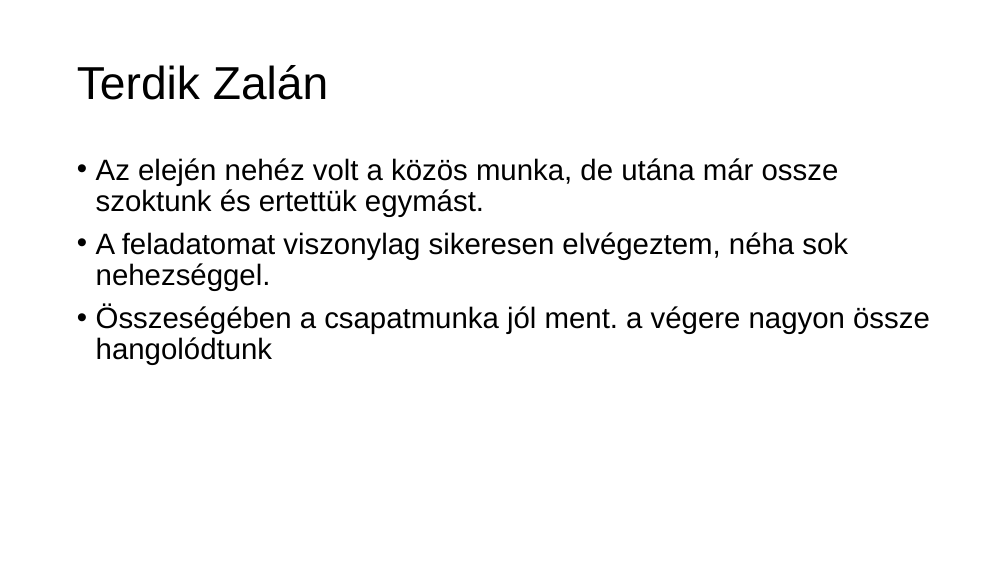
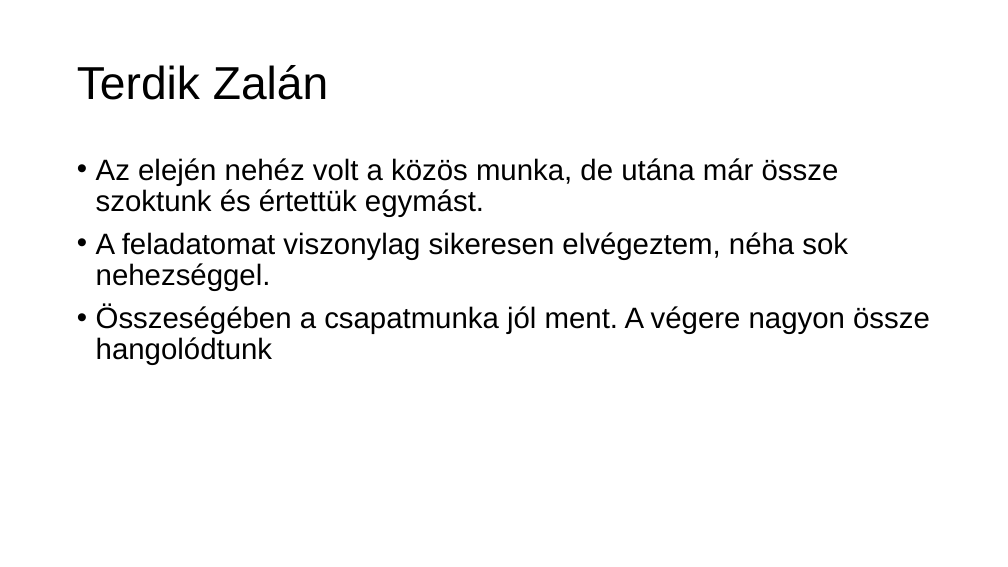
Before and after one commit to verbence/webes-projekt, a slide deck: slide 25 of PPT/tztpvb_barkacs.pptx (slide 12 before the commit). Drawn at 1008x567 pixels with LibreOffice and Linux fonts; fonts in the diff are those of the drawing. Boxes give left, top, right and bottom in pixels: in the first picture for what was removed or moved away, otherwise in the second. Text is boxed around its words. In the diff, an @@ line names an element or a change of style, - is before the commit and + after.

```diff
--- a/PPT/tztpvb_barkacs.pptx
+++ b/PPT/tztpvb_barkacs.pptx
@@ text at [96, 158, 839, 217]: text changed @@
-• Az elején nehéz volt a közös munka, de utána már ossze szoktunk és ertettük egymást.
+• Az elején nehéz volt a közös munka, de utána már össze szoktunk és értettük egymást.
@@ text at [96, 305, 930, 365]: text changed @@
-• Összeségében a csapatmunka jól ment. a végere nagyon össze hangolódtunk
+• Összeségében a csapatmunka jól ment. A végere nagyon össze hangolódtunk
```
Also in this commit, not shown: 2 other slides changed, 13 slides added.
